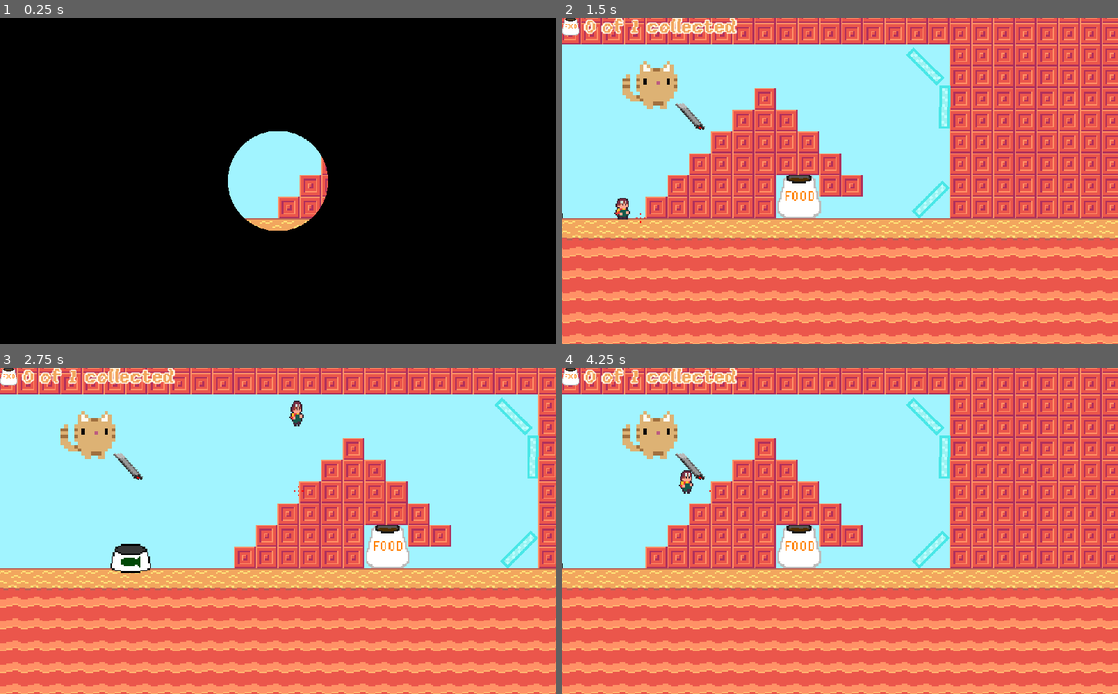
Above: before the commit, frames 1-4 (two rows, left to right).
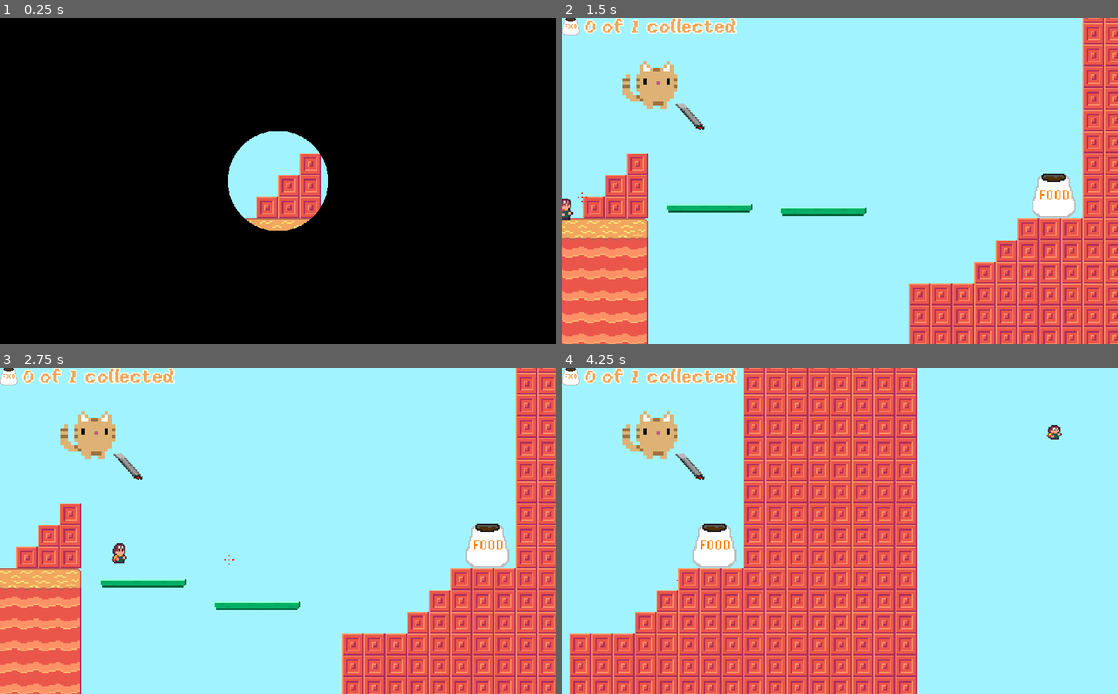
Above: after the commit, the same moments.

Repository: aarongrisez/gmtk2023
Game: Godot game, scene res://World/Viewports.tscn
The game is run twice, just before and just after one commit, with the same random seed, the same clock (stepped at 60 frames per second) and the same inputs. This scene is started directly instead of the project's main scene. Sound files missing from this copy of the repository are replaced by a short silence.
Inputs (mouse positions are in pixels of both pictures, inside the frame that each line leads up to):
- Up to frame 1 (0.25 s): no input
- Up to frame 2 (1.5 s): move the mouse to (962, 164) at 0.52 s; hold D (right) from 0.53 s (still down); tap Space (jump) at 0.77 s; move the mouse to (728, 197) at 1.27 s
- Up to frame 3 (2.75 s): tap Space (jump) at 1.52 s; move the mouse to (333, 459) at 2.02 s; release D (right) at 2.03 s; hold A (left) from 2.03 s (still down)
- Up to frame 4 (4.25 s): move the mouse to (812, 596) at 2.77 s; release A (left) at 2.78 s; hold D (right) from 2.78 s (still down); tap Space (jump) at 3.02, 3.77 s; move the mouse to (1006, 579) at 3.52 s

The runs differ from the first frame. In frame 1, 0.9% of the frame differs, in the area x 46-59%, y 41-64%; in frame 2, 61%; in frame 3, 50%; in frame 4, 72%, in the area x 0-100%, y 0-100%.

Commit message:
Refactor current_scene to Global

Diff:
--- a/gmtk2023/Global/Global.gd
+++ b/gmtk2023/Global/Global.gd
@@ -63,7 +63,7 @@
 var scene_map = init_scene_map()
 
 var rng = RandomNumberGenerator.new()
-var current_scene = ""
+var current_world = "res://World/World5a.tscn"
 
 func reset_counters():
 	max_food = 0
@@ -71,22 +71,20 @@
 	current_food = 0
 	collected_food = 0
 
+func get_current_world():
+	return current_world
+
 func transition_next_scene():
 	reset_counters()
 
-	if get_tree().get_current_scene().name == "ViewportController":
-		current_scene = get_tree().get_current_scene().get_current_world()
-		current_scene = scene_map[current_scene]
-	else:
-		current_scene = scene_map[current_scene]
-
-	if "World" in current_scene:
+	current_world = scene_map[current_world]
+	if "World" in current_world:
 		if (get_tree().get_current_scene().name != "ViewportController"):
 			get_tree().change_scene("res://World/Viewports.tscn")
 
-		get_tree().get_current_scene().set_world(current_scene)
+		get_tree().get_current_scene().set_world(current_world)
 	else:
-		get_tree().change_scene(current_scene)
+		get_tree().change_scene(current_world)
 
 var currently_notifying = false
 
@@ -125,4 +123,3 @@
 	text_box = ""
 
 	var _error = get_tree().reload_current_scene()
-	get_tree().get_current_scene().set_world(SCENES[current_scene])
--- a/gmtk2023/World/ViewportController.gd
+++ b/gmtk2023/World/ViewportController.gd
@@ -10,19 +10,18 @@
 var cat = null
 var player = null
 
-var current_world_path = ""
-
 func set_remote_transform(camera, body):
 	var remote_transform = RemoteTransform2D.new()
 	remote_transform.remote_path = camera.get_path()
 	body.add_child(remote_transform)
 
 func set_world(world_scene):
-	current_world_path = world_scene
-
 	var current_world = cat_viewport.find_node("World")
 	if current_world != null:
 		cat_viewport.remove_child(current_world)
+
+	if world_scene == "":
+		return
 
 	world_scene = load(world_scene).instance()
 	cat_viewport.add_child(world_scene)
@@ -31,13 +30,10 @@
 
 	first_process = true
 
-func get_current_world():
-	return current_world_path
+func _ready():
+	set_world(Global.get_current_world())
 
-func _ready():
-	set_world("res://World/World6.tscn")
-
-var first_process = true
+var first_process = false
 
 func _process(delta):
 	if first_process:
